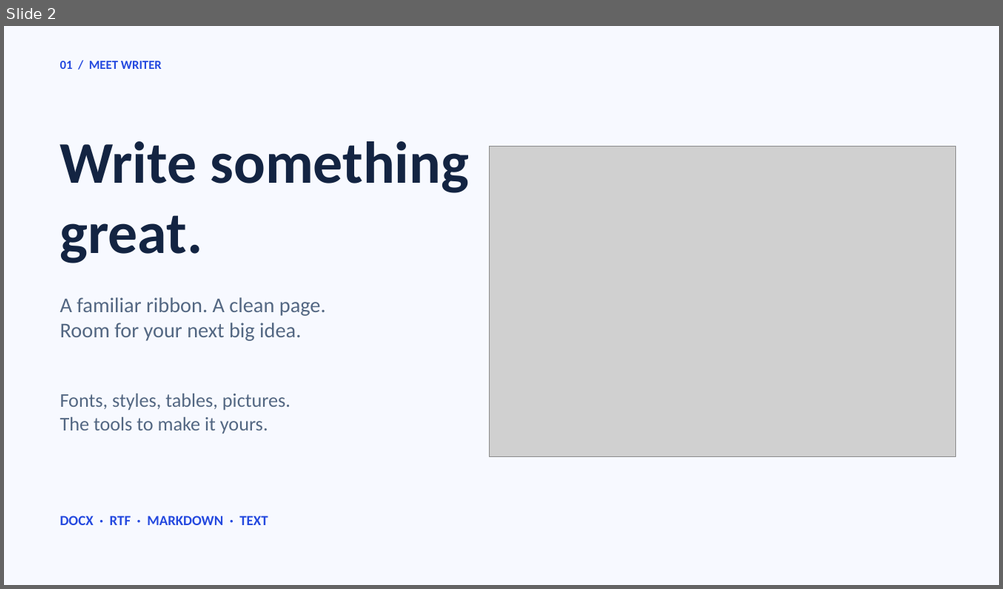
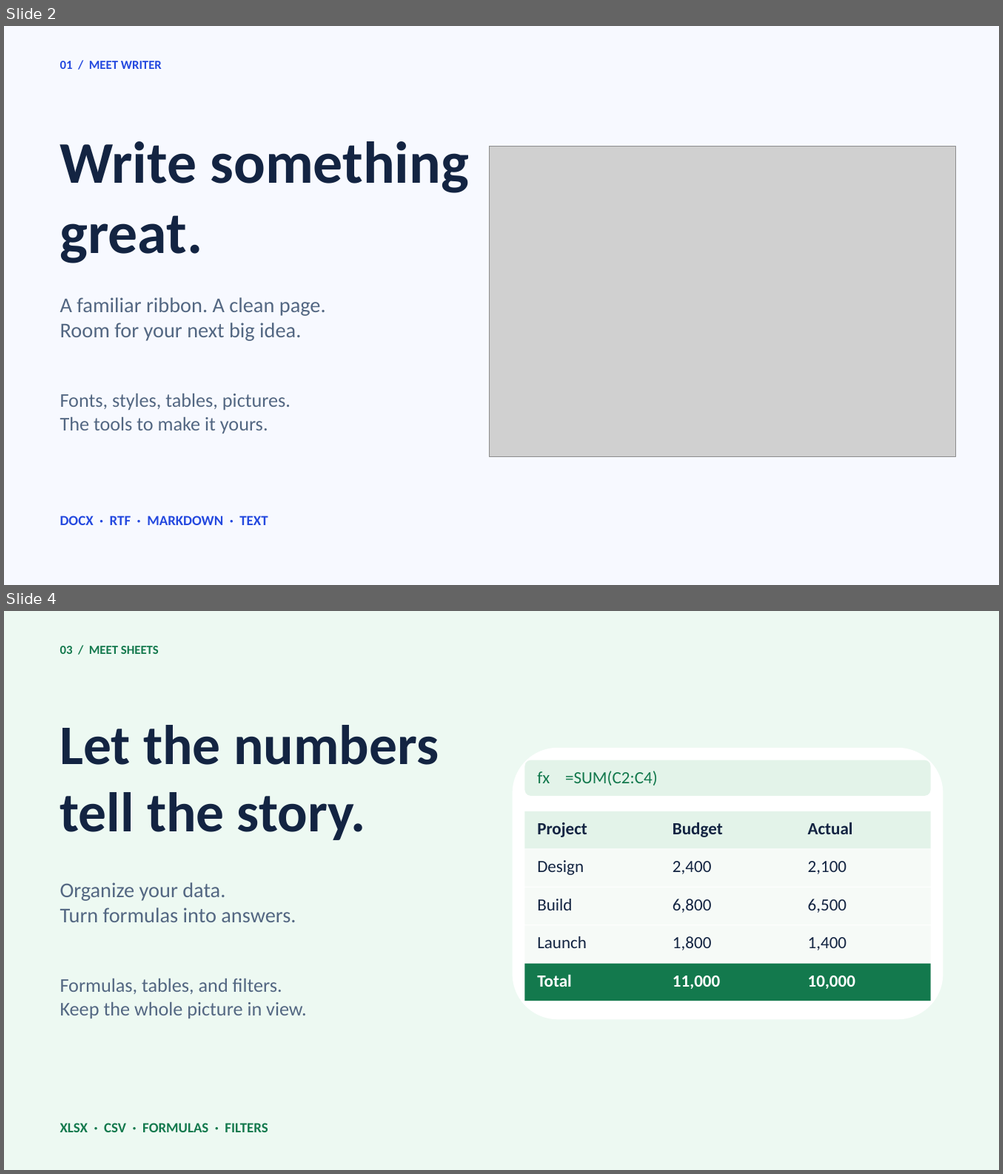
Before and after one commit to starling-build/openoffice, a slide deck: slides/landing-wide.pptx. Shown one above the other, each under a label of ours: slide 2 before the commit, slides 2 and 4 after it; the slides between them are not shown. The pictures are 1003x589 and 1003x1174 pixels, drawn with LibreOffice and Linux fonts; fonts in the diff are those of the drawing; grey boxes stand for pictures. Boxes give left, top, right and bottom in pixels: in the first picture for what was removed or moved away, otherwise in the second. Text is boxed around its words. In the diff, an @@ line names an element or a change of style, - is before the commit and + after.

Commit message:
site: feature Writer, Slides, and Sheets across the landing deck

```diff
--- a/slides/landing-wide.pptx
+++ b/slides/landing-wide.pptx
@@ slide 4 added at [4,611,999,1170], background #EDF9F2 @@
@@ text added at [60,646,159,654], 16 pt, text #13794D, bold @@
+03 / MEET SHEETS
@@ text added at [60,725,438,840], 72 pt, text #132442, bold @@
+Let the numbers
+tell the story.
@@ rounded rectangle added at [512,747,942,1019], fill #FFFFFF @@
@@ rounded rectangle added at [525,760,930,796], fill #E3F3E9 @@
@@ text added at [537,771,657,786], 22 pt, text #13794D @@
+fx =SUM(C2:C4)
@@ rectangle added at [525,812,930,849], fill #E3F3E9 @@
@@ text added at [537,823,587,837], 22 pt, text #132442, bold @@
+Project
@@ text added at [672,822,723,837], 22 pt, text #132442, bold @@
+Budget
@@ text added at [808,822,853,834], 22 pt, text #132442, bold @@
+Actual
@@ rectangle added at [525,849,930,887], fill #F6FAF7 @@
@@ text added at [537,860,583,875], 22 pt, text #132442 @@
+Design
@@ text added at [672,861,711,874], 22 pt, text #132442 @@
+2,400
@@ text added at [808,861,846,874], 22 pt, text #132442 @@
+2,100
@@ text added at [60,883,296,923], 27 pt, text #536782 @@
+Organize your data.
+Turn formulas into answers.
@@ rectangle added at [525,887,930,925], fill #F6FAF7 @@
@@ text added at [537,899,572,911], 22 pt, text #132442 @@
+Build
@@ text added at [672,899,711,913], 22 pt, text #132442 @@
+6,800
@@ text added at [808,899,846,913], 22 pt, text #132442 @@
+6,500
@@ rectangle added at [525,925,930,963], fill #F6FAF7 @@
@@ text added at [537,937,586,948], 22 pt, text #132442 @@
+Launch
@@ text added at [672,937,711,951], 22 pt, text #132442 @@
+1,800
@@ text added at [808,937,846,951], 22 pt, text #132442 @@
+1,400
@@ rectangle added at [525,964,930,1002], fill #13794D @@
@@ text added at [60,979,306,1019], 25 pt, text #536782 @@
+Formulas, tables, and filters.
+Keep the whole picture in view.
@@ text added at [537,974,572,987], 22 pt, text #FFFFFF, bold @@
+Total
@@ text added at [672,976,720,989], 22 pt, text #FFFFFF, bold @@
+11,000
@@ text added at [808,976,855,989], 22 pt, text #FFFFFF, bold @@
+10,000
@@ text added at [60,1123,267,1133], 18 pt, text #13794D, bold @@
+XLSX · CSV · FORMULAS · FILTERS
```
Also in this commit, not shown: 3 slides changed, 1 other slide added, 15 other files.
